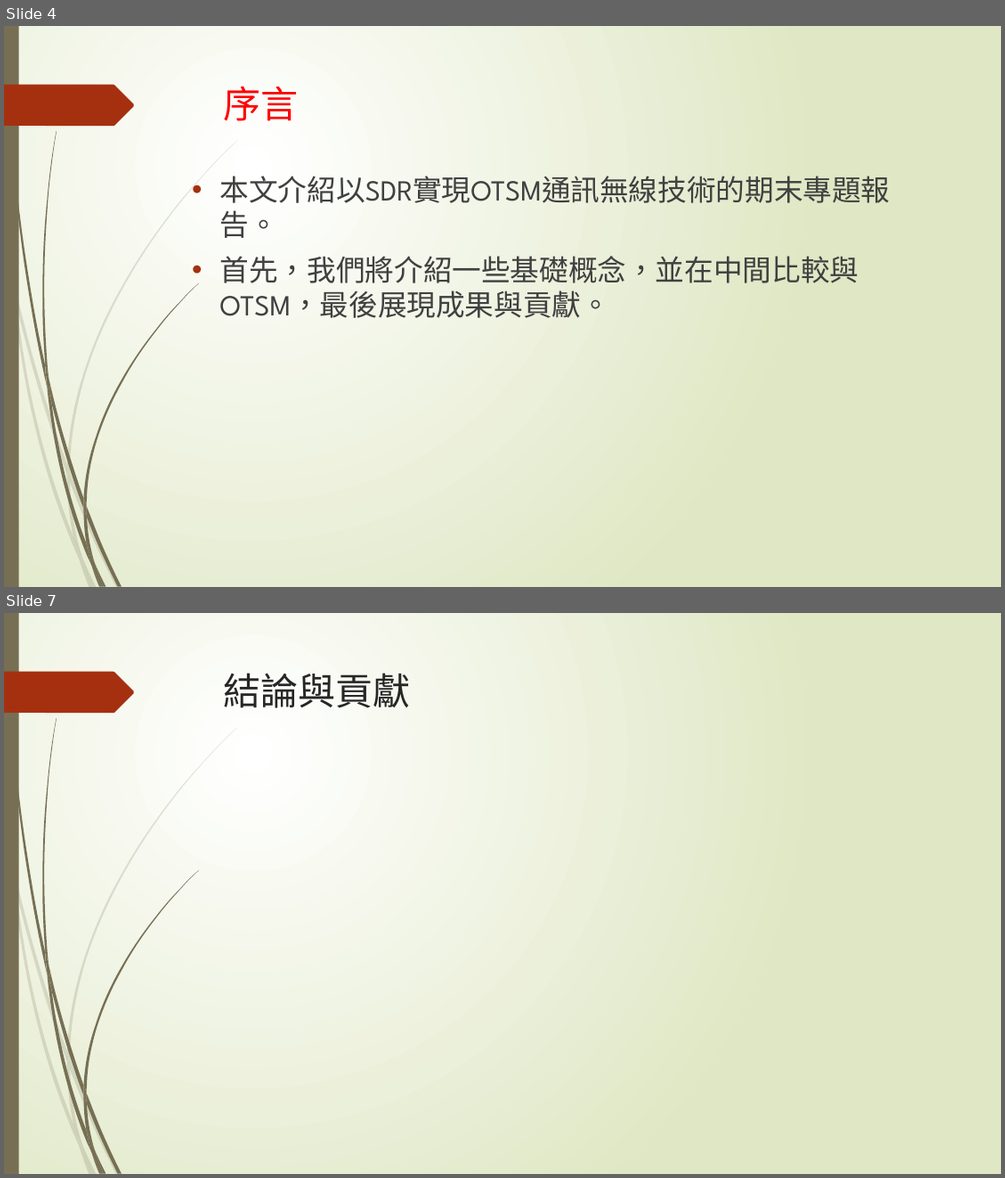
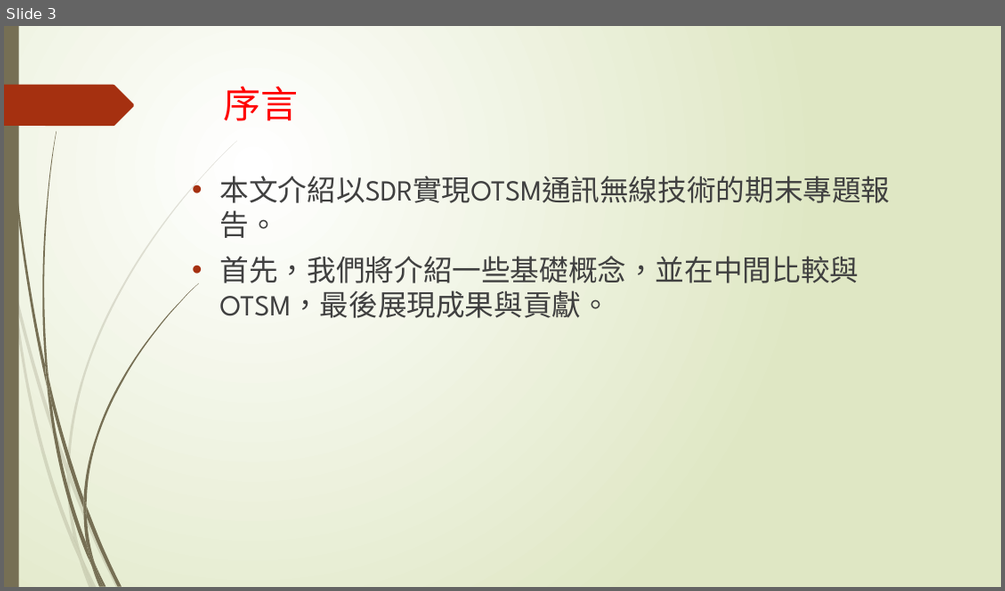
Before and after one commit to NIUWCSP/OTSM, a slide deck: report/專題.pptx. Shown one above the other, each under a label of ours: slides 4 and 7 before the commit, slide 3 after it; the slides between them are not shown. The pictures are 1005x1178 and 1005x591 pixels, drawn with LibreOffice and Linux fonts; fonts in the diff are those of the drawing. Boxes give left, top, right and bottom in pixels: in the first picture for what was removed or moved away, otherwise in the second. Text is boxed around its words. In the diff, an @@ line names an element or a change of style, - is before the commit and + after.

```diff
--- a/report/專題.pptx
+++ b/report/專題.pptx
@@ slide 7 removed at <box>4,613,1001,1174</box>, background gradient #FFFFFF to #DFE8C4; not listed: 24 template elements that a slide beside it also shows @@
@@ title removed at <box>224,673,411,708</box> @@
-結論與貢獻
@@ what was slide 4 is now slide 3 @@
```
Also in this commit, not shown: 7 other slides removed, 1 other file.
